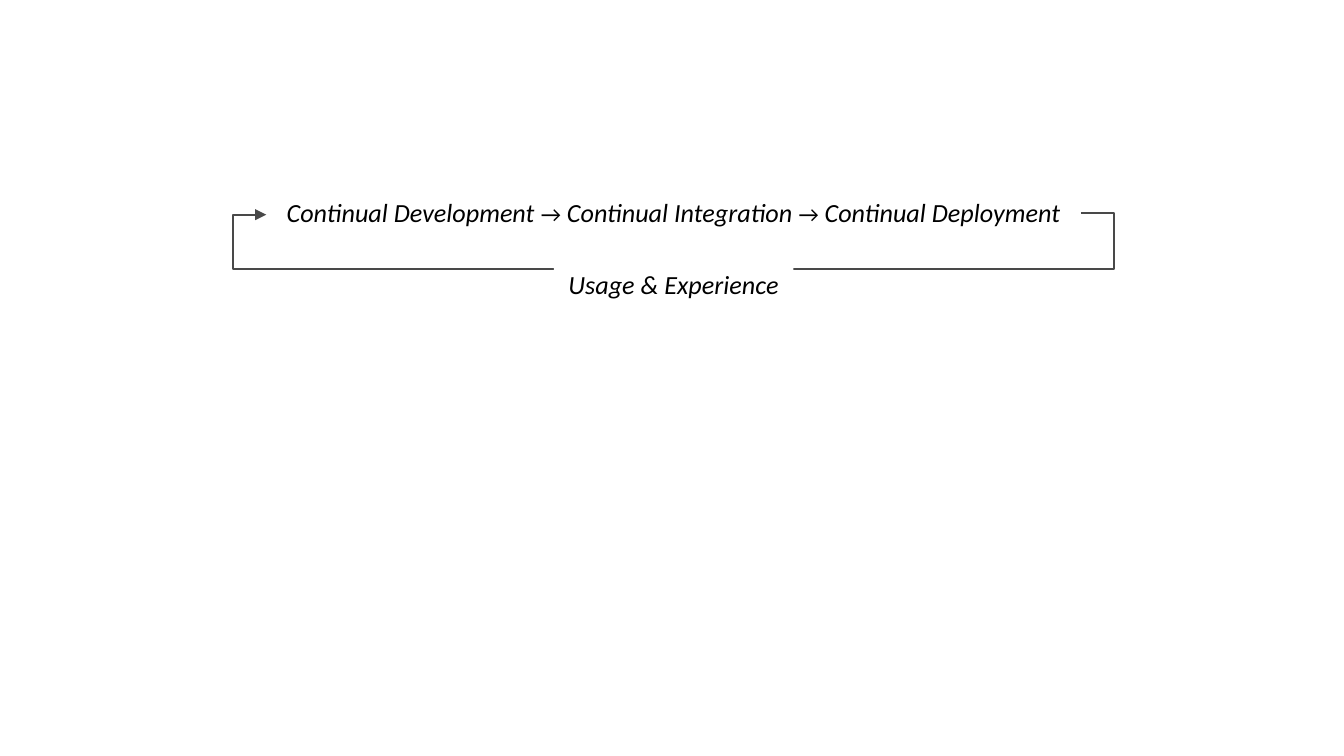
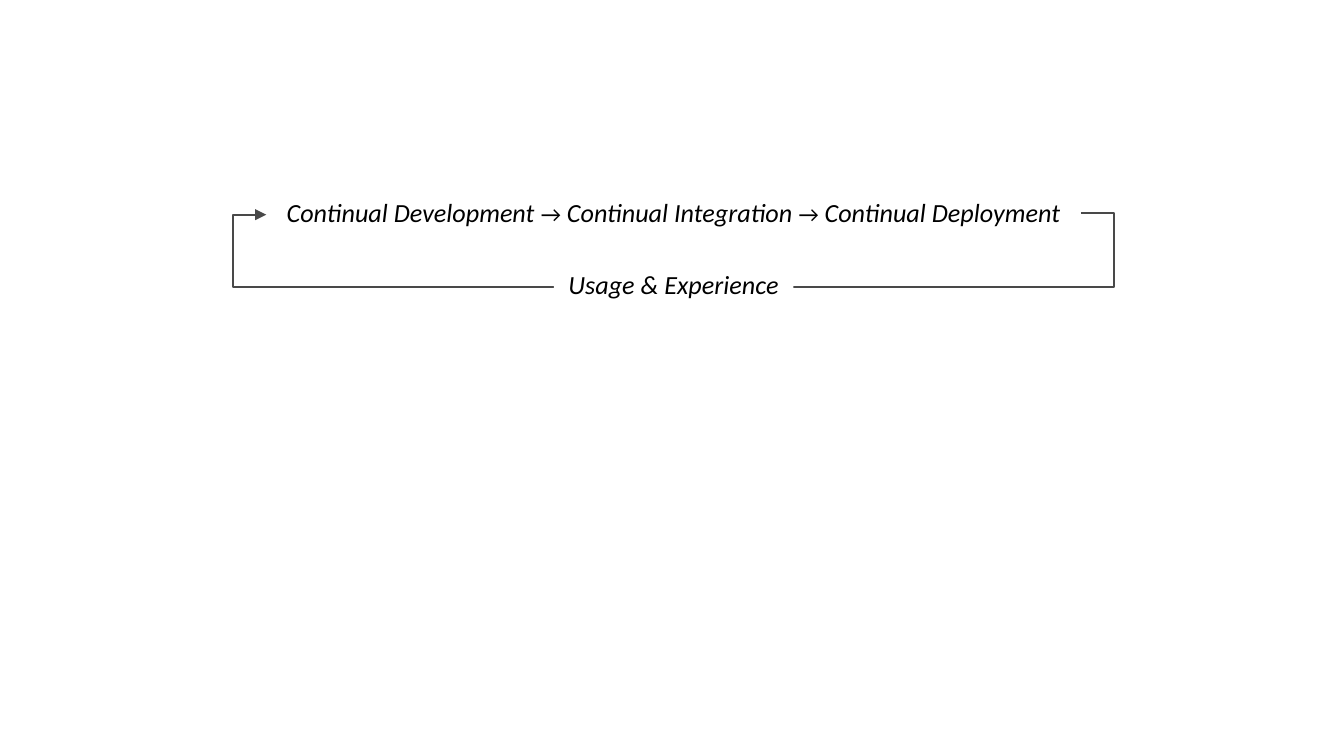
Before and after one commit to SystemsApproach/ops, a slide deck: slide 9 of figures.pptx. Drawn at 1344x756 pixels with LibreOffice and Linux fonts; fonts in the diff are those of the drawing. Boxes give left, top, right and bottom in pixels: in the first picture for what was removed or moved away, otherwise in the second. Text is boxed around its words. In the diff, an @@ line names an element or a change of style, - is before the commit and + after.

```diff
--- a/figures.pptx
+++ b/figures.pptx
@@ elbow arrow (1081, 212) - (266, 215): route changed @@
```
Also in this commit, not shown: 5 other files.
